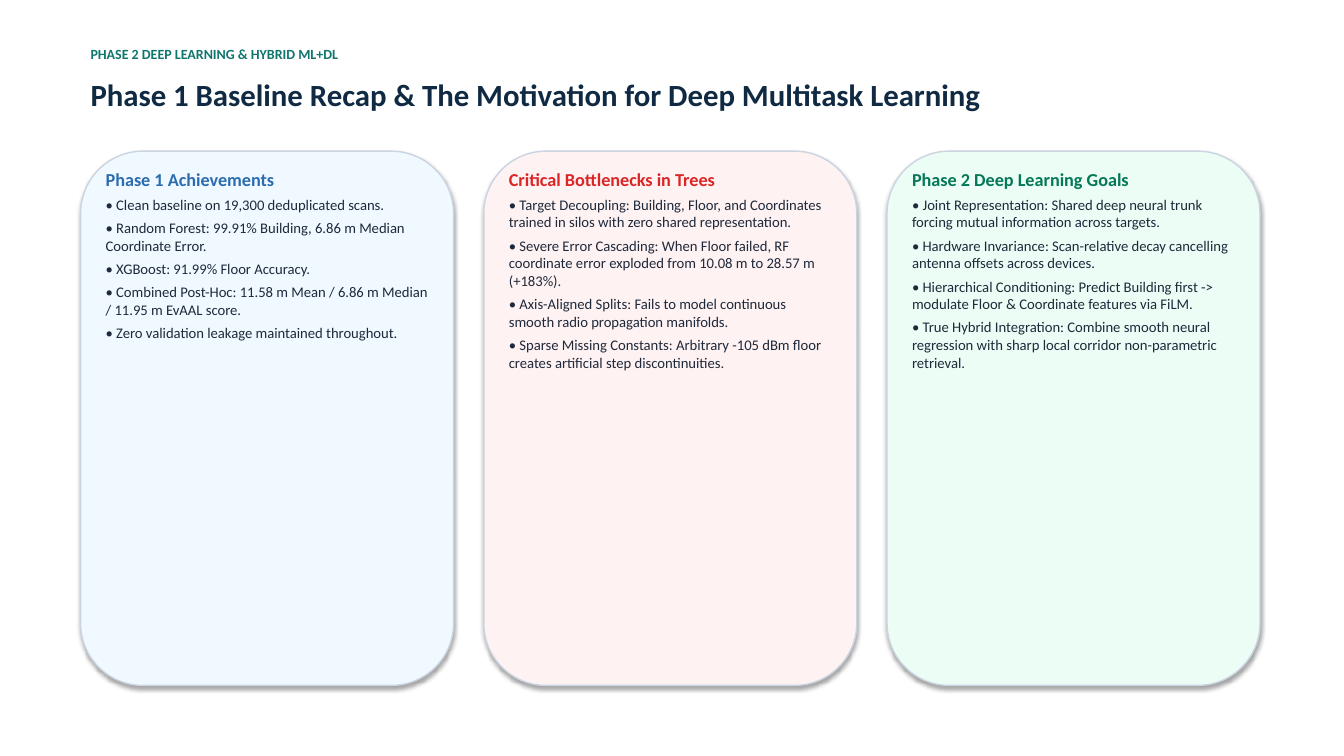
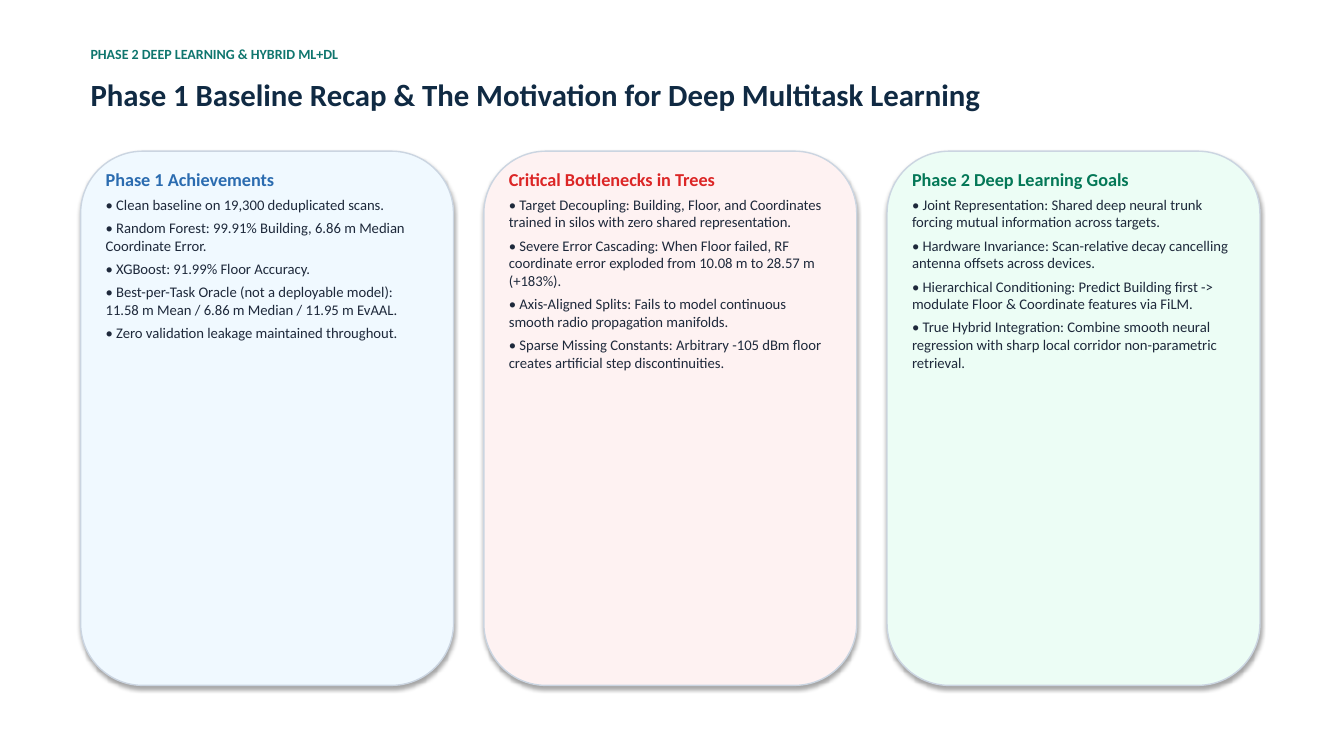
Before and after one commit to vedpawar2254/Indoor-location-prediction-using-wifi-signals, a slide deck: slide 2 of presentation/Phase2_Presentation.pptx. Drawn at 1344x756 pixels with LibreOffice and Linux fonts; fonts in the diff are those of the drawing. Boxes give left, top, right and bottom in pixels: in the first picture for what was removed or moved away, otherwise in the second. Text is boxed around its words. In the diff, an @@ line names an element or a change of style, - is before the commit and + after.

```diff
--- a/presentation/Phase2_Presentation.pptx
+++ b/presentation/Phase2_Presentation.pptx
@@ text at [106, 286, 397, 315]: text changed @@
-• Combined Post-Hoc: 11.58 m Mean / 6.86 m Median / 11.95 m EvAAL score.
+• Best-per-Task Oracle (not a deployable model): 11.58 m Mean / 6.86 m Median / 11.95 m EvAAL.
```
Also in this commit, not shown: 7 other slides changed, 48 other files.
